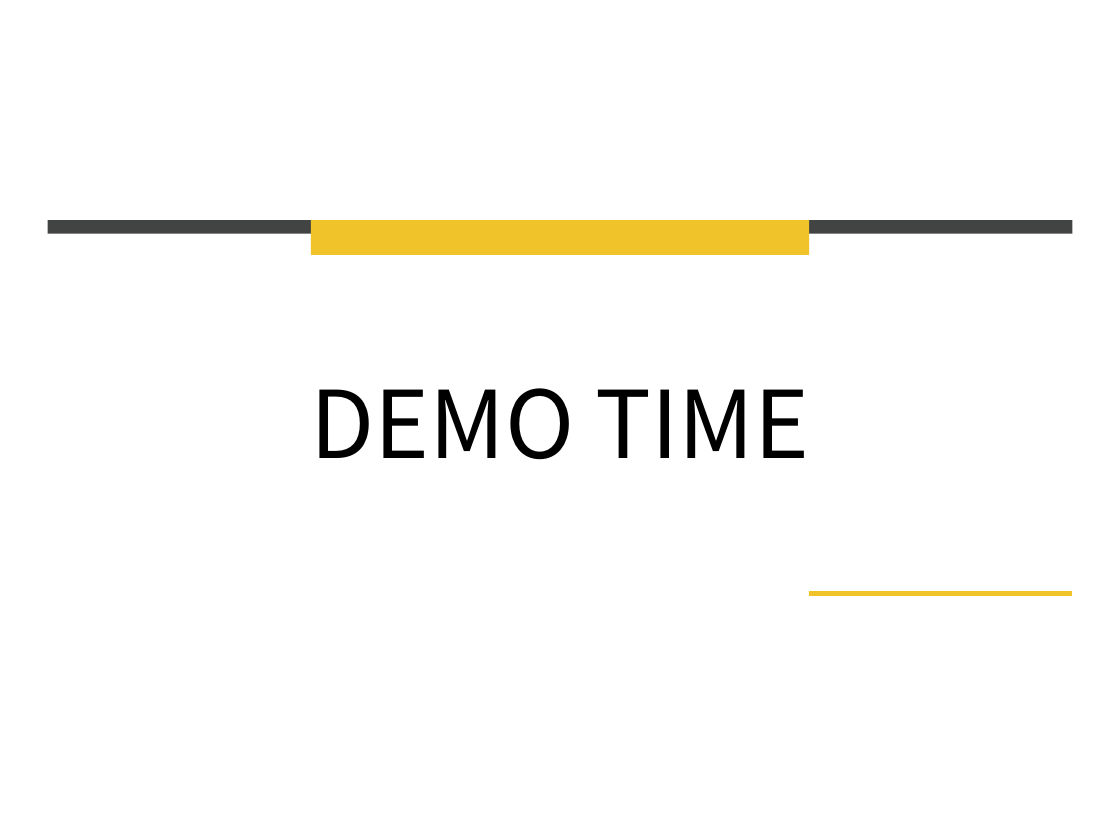
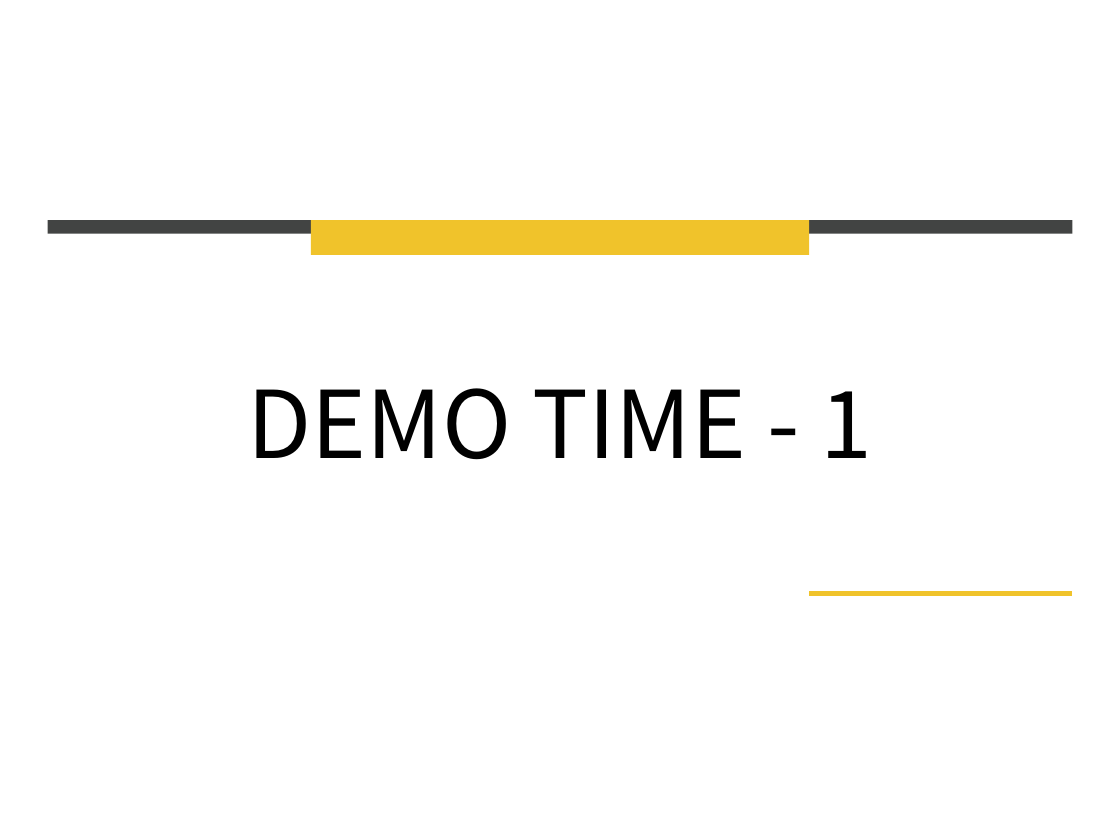
Before and after one commit to sulaxd/chiayi_thinker, a slide deck: slide 10 of 析客_發表簡報.pptx (slide 9 before the commit). Drawn at 1120x840 pixels with LibreOffice and Linux fonts; fonts in the diff are those of the drawing. Boxes give left, top, right and bottom in pixels: in the first picture for what was removed or moved away, otherwise in the second. Text is boxed around its words. In the diff, an @@ line names an element or a change of style, - is before the commit and + after.

```diff
--- a/析客_發表簡報.pptx
+++ b/析客_發表簡報.pptx
@@ text at [247, 388, 873, 460]: text changed @@
-DEMO TIME
+DEMO TIME - 1
```
Also in this commit, not shown: 1 other slide changed, 2 slides added.
